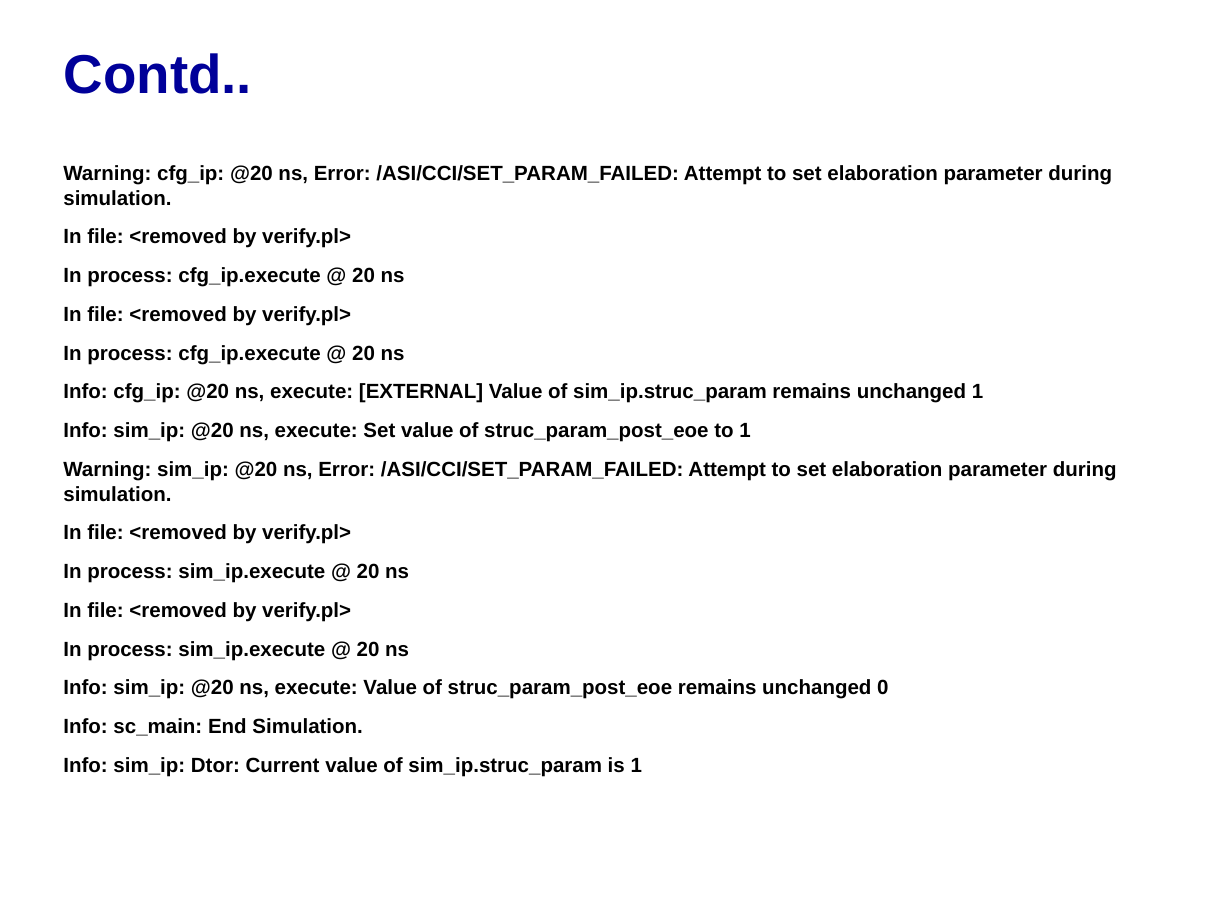
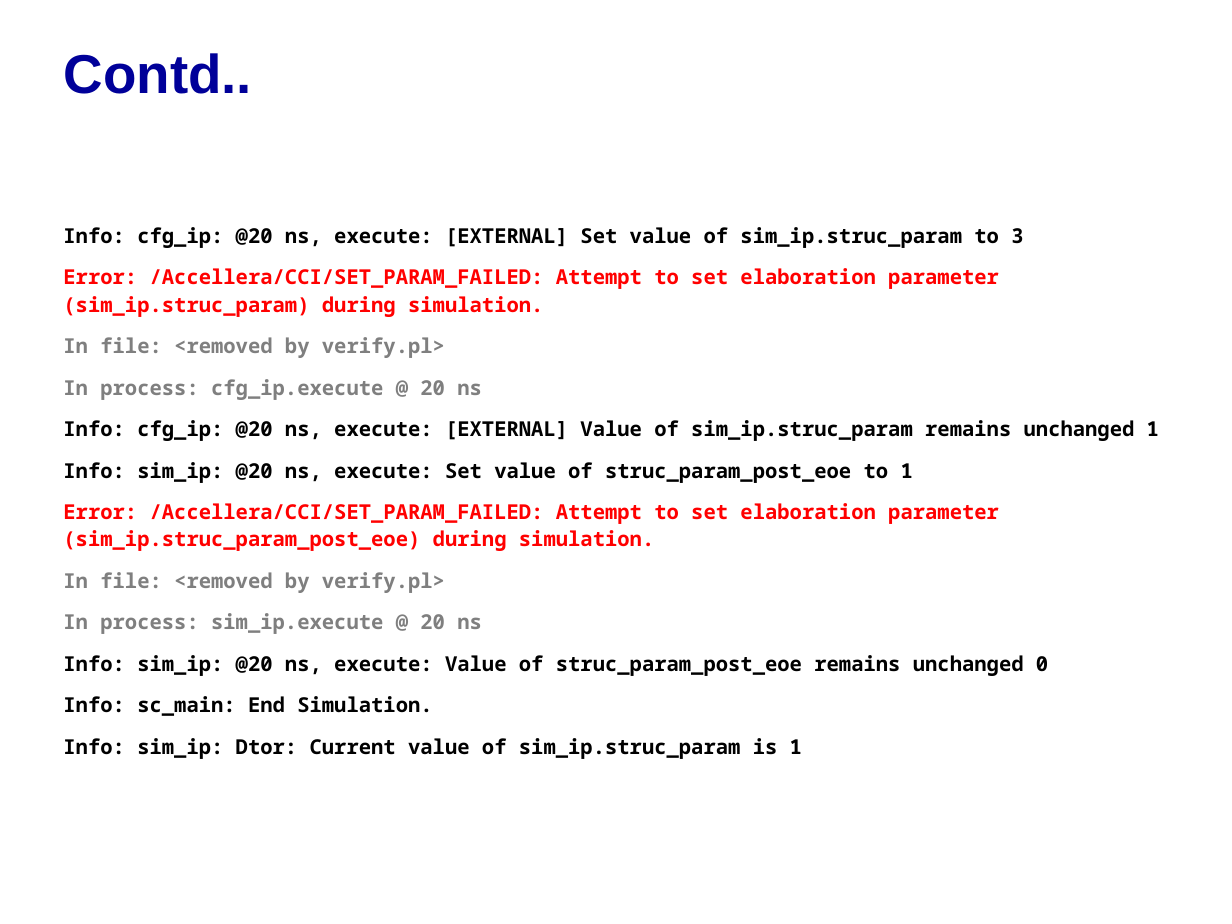
Before and after one commit to accellera-official/cci, a slide deck: slide 6 of examples/ex03_Elab_Time_Param/docs/ex03_Elab_Time_Param.ppt. Drawn at 1232x924 pixels with LibreOffice and Linux fonts; fonts in the diff are those of the drawing; background and template pictures are left out. Boxes give left, top, right and bottom in pixels: in the first picture for what was removed or moved away, otherwise in the second. Text is boxed around its words. In the diff, an @@ line names an element or a change of style, - is before the commit and + after.

```diff
--- a/examples/ex03_Elab_Time_Param/docs/ex03_Elab_Time_Param.ppt
+++ b/examples/ex03_Elab_Time_Param/docs/ex03_Elab_Time_Param.ppt
@@ text "Info: cfg_ip: @20 ns, execute: ...": place and size @@
-text "Info: cfg_ip: @20 ns, execute: ..." at <box>63,165,1117,777</box>
+text "Info: cfg_ip: @20 ns, execute: ..." at <box>63,227,1159,759</box>
@@ text at <box>63,227,1023,317</box>: text changed; font Arial to Noto Sans Mono; text colour #000000 to #FF0000 @@
-Warning: cfg_ip: @20 ns, Error: /ASI/CCI/SET_PARAM_FAILED: Attempt to set elaboration parameter during simulation.
-In file: <removed by verify.pl>
-In process: cfg_ip.execute @ 20 ns
+Info: cfg_ip: @20 ns, execute: [EXTERNAL] Set value of sim_ip.struc_param to 3
+Error: /Accellera/CCI/SET_PARAM_FAILED: Attempt to set elaboration parameter (sim_ip.struc_param) during simulation.
@@ text at <box>63,337,1159,759</box>: font Arial to Noto Sans Mono in "In file: <removed by verify.pl>", "In process: cfg_ip.execute @ 20 ns", "Info: cfg_ip: @20 ns, execute: [EXTERNAL] Value ...", "Info: sim_ip: @20 ns, execute: Set value ..." and 5 more places; text colour #000000 to #7F7F7F in "In file: <removed by verify.pl>", "In process: cfg_ip.execute @ 20 ns", "In file: <removed by verify.pl>", "In process: sim_ip.execute @ 20 ns"; line spacing 1 to 16pt @@
@@ text at <box>63,503,999,551</box>: text changed; font Arial to Noto Sans Mono; text colour #000000 to #FF0000 @@
-Warning: sim_ip: @20 ns, Error: /ASI/CCI/SET_PARAM_FAILED: Attempt to set elaboration parameter during simulation.
-In file: <removed by verify.pl>
-In process: sim_ip.execute @ 20 ns
+Error: /Accellera/CCI/SET_PARAM_FAILED: Attempt to set elaboration parameter (sim_ip.struc_param_post_eoe) during simulation.
```
Also in this commit, not shown: 2 other slides changed, 3 other files.
